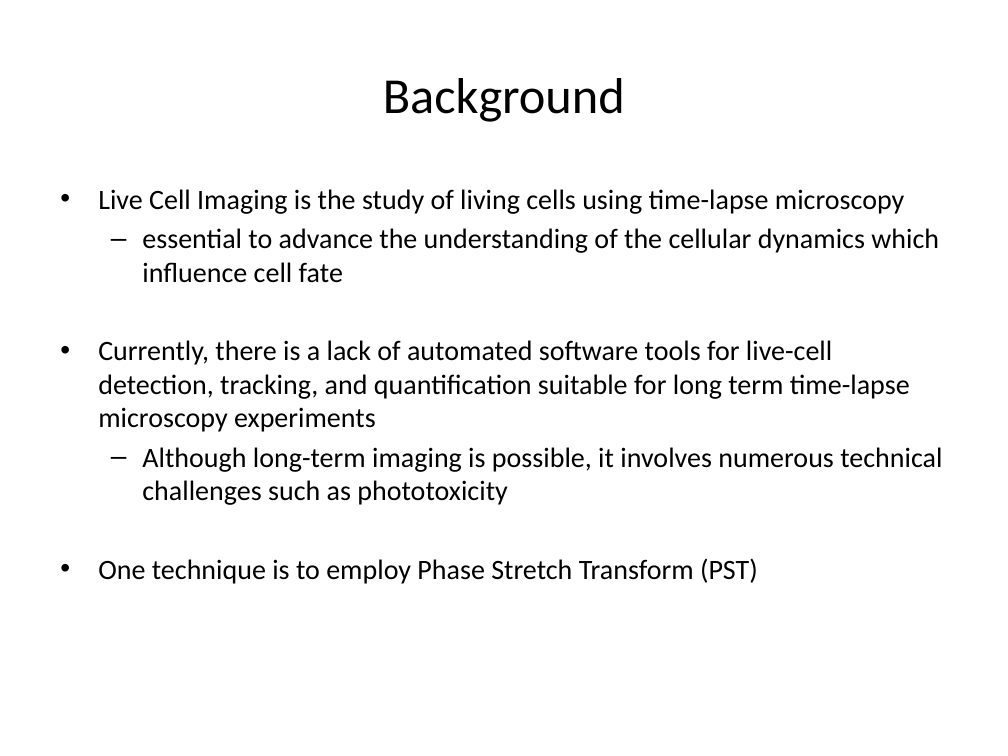
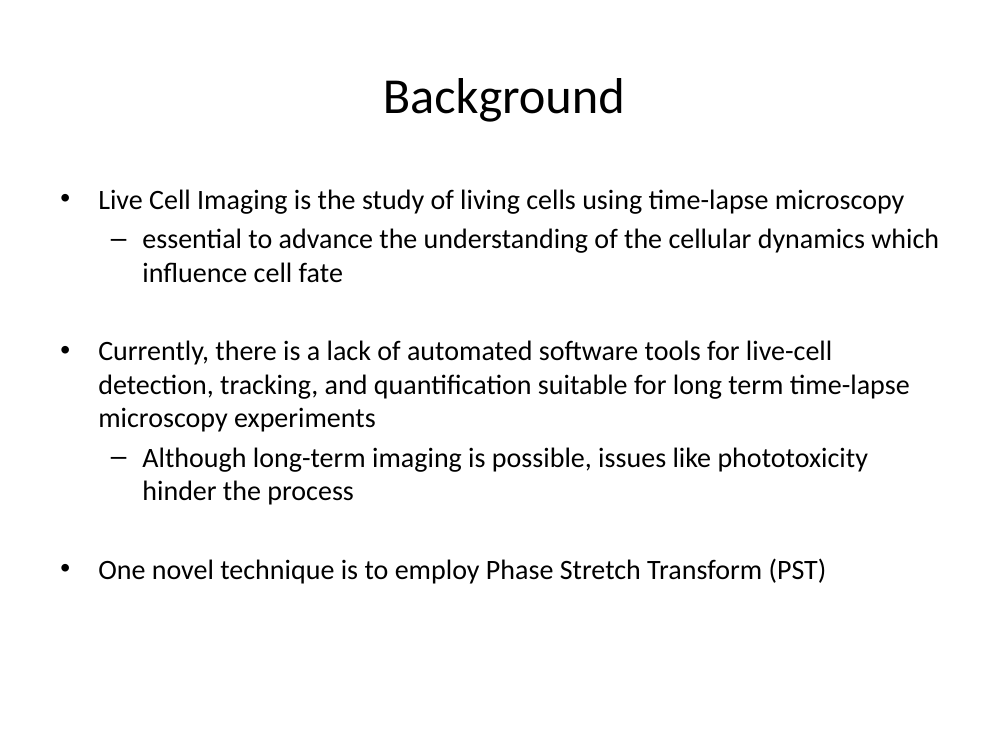
Before and after one commit to tristanmelton/ECE274, a slide deck: slide 4 of ref/Live-Cell_Tracking_using_Phase_Stretch_Transform.pptx (slide 2 before the commit). Drawn at 1008x756 pixels with LibreOffice and Linux fonts; fonts in the diff are those of the drawing. Boxes give left, top, right and bottom in pixels: in the first picture for what was removed or moved away, otherwise in the second. Text is boxed around its words. In the diff, an @@ line names an element or a change of style, - is before the commit and + after.

```diff
--- a/ref/Live-Cell_Tracking_using_Phase_Stretch_Transform.pptx
+++ b/ref/Live-Cell_Tracking_using_Phase_Stretch_Transform.pptx
@@ text at (98, 447, 868, 584): text changed @@
-  – Although long-term imaging is possible, it involves numerous technical challenges such as phototoxicity
-• One technique is to employ Phase Stretch Transform (PST)
+  – Although long-term imaging is possible, issues like phototoxicity hinder the process
+• One novel technique is to employ Phase Stretch Transform (PST)
```
Also in this commit, not shown: 2 other slides changed, 9 slides added, 3 slides removed.
